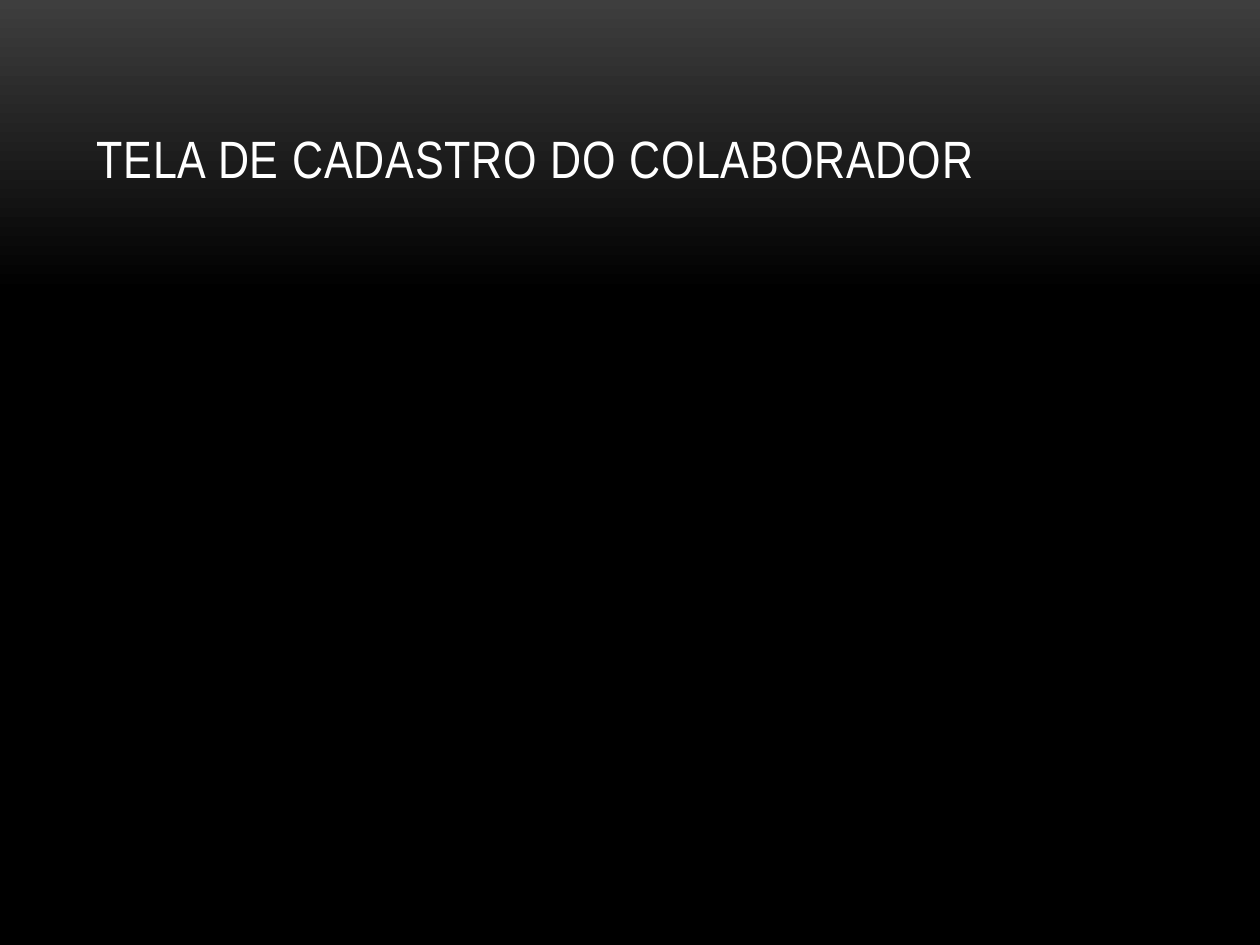
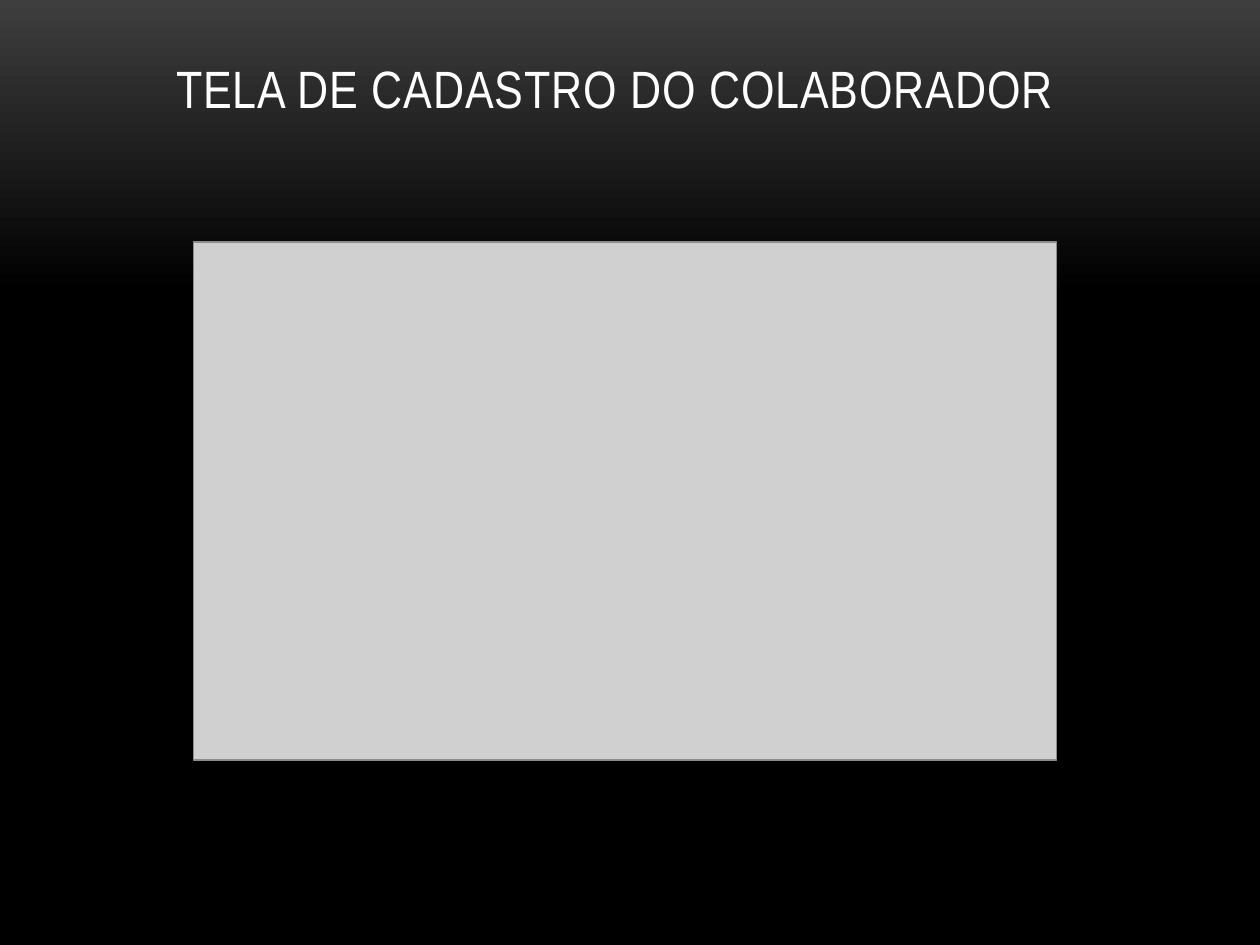
Before and after one commit to brunoemer/cooptel-ucs, a slide deck: slide 11 of Documentos/ApresentaçãoCiclo1.pptx (slide 6 before the commit). Drawn at 1260x945 pixels with LibreOffice and Linux fonts; fonts in the diff are those of the drawing; grey boxes stand for pictures; background and template pictures are left out. Boxes give left, top, right and bottom in pixels: in the first picture for what was removed or moved away, otherwise in the second. Text is boxed around its words. In the diff, an @@ line names an element or a change of style, - is before the commit and + after.

```diff
--- a/Documentos/ApresentaçãoCiclo1.pptx
+++ b/Documentos/ApresentaçãoCiclo1.pptx
@@ title "TELA DE CADASTRO DO COLABORADOR": place and size @@
-title "TELA DE CADASTRO DO COLABORADOR" at [97,141,973,179]
+title "TELA DE CADASTRO DO COLABORADOR" at [176,71,1052,109]
@@ picture added at [194,242,1057,760] @@
```
Also in this commit, not shown: 3 other slides changed, 4 slides added.
